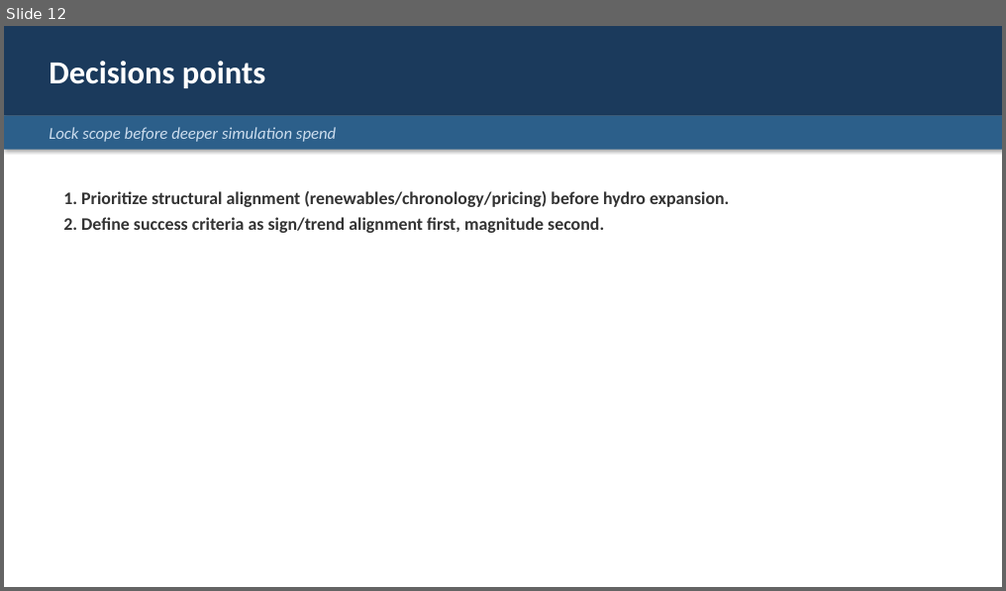
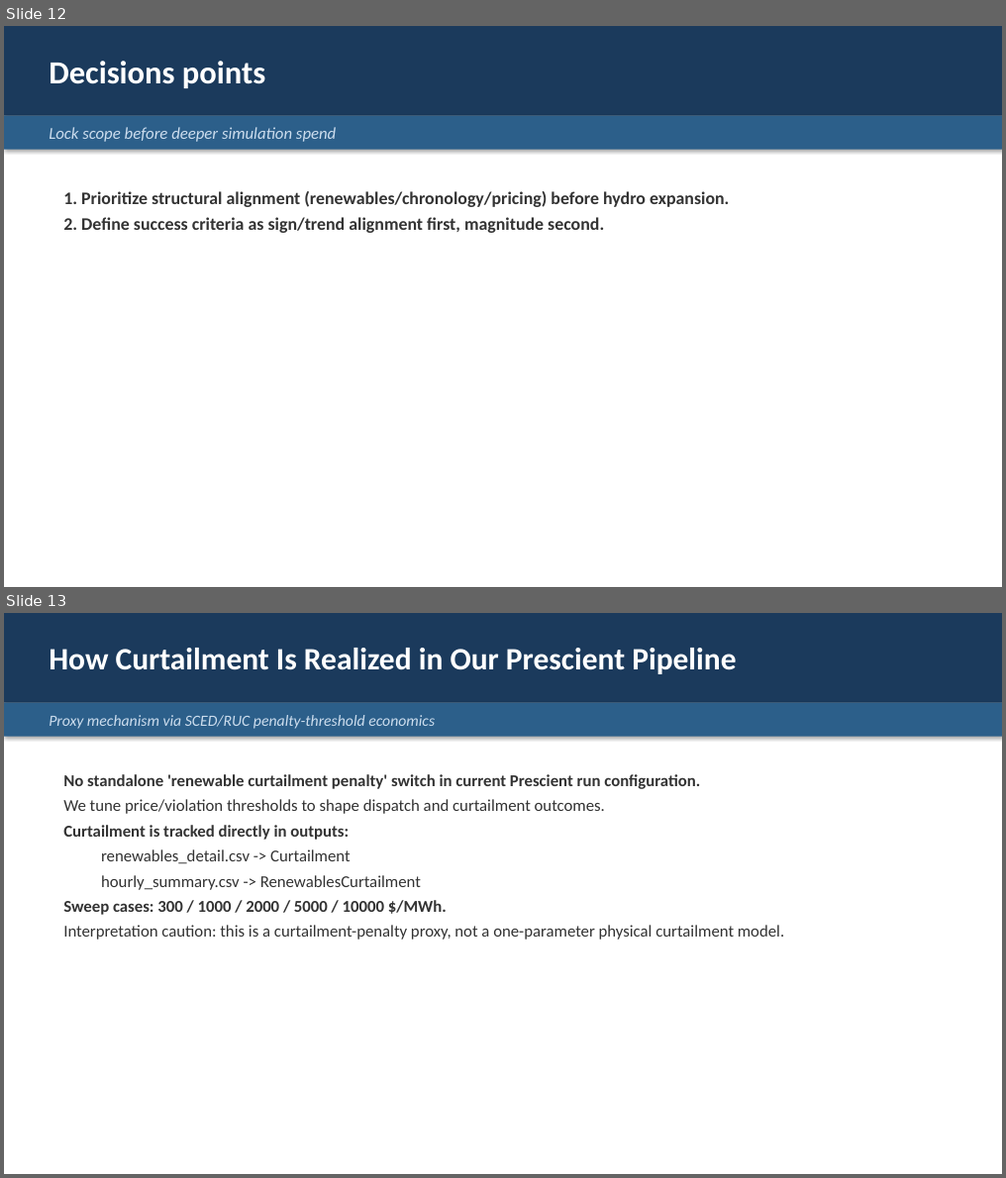
Before and after one commit to ylu283/idaes-gtep, a slide deck: quality_reports/decks/2026-03-03_Benchmarking_Update_PCM_vs_Paper.pptx. Shown one above the other, each under a label of ours: slide 12 before the commit, slides 12 and 13 after it. The pictures are 1006x591 and 1006x1178 pixels, drawn with LibreOffice and Linux fonts; fonts in the diff are those of the drawing. Boxes give left, top, right and bottom in pixels: in the first picture for what was removed or moved away, otherwise in the second. Text is boxed around its words. In the diff, an @@ line names an element or a change of style, - is before the commit and + after.

Commit message:
update the hydro and curtailment files

```diff
--- a/quality_reports/decks/2026-03-03_Benchmarking_Update_PCM_vs_Paper.pptx
+++ b/quality_reports/decks/2026-03-03_Benchmarking_Update_PCM_vs_Paper.pptx
@@ slide 13 added at (x1=4, y1=613, x2=1002, y2=1174), background #FFFFFF @@
@@ rectangle added at (x1=4, y1=613, x2=1002, y2=703), fill #1B3A5C, 30 pt, text #FFFFFF, bold @@
+How Curtailment Is Realized in Our Prescient Pipeline
@@ rectangle added at (x1=4, y1=703, x2=1002, y2=737), fill #2C5F8A, 15 pt, text #CCDDEE, italic @@
+Proxy mechanism via SCED/RUC penalty-threshold economics
@@ text added at (x1=63, y1=774, x2=784, y2=940), 16 pt, text #333333 @@
+No standalone 'renewable curtailment penalty' switch in current Prescient run configuration.
+We tune price/violation thresholds to shape dispatch and curtailment outcomes.
+Curtailment is tracked directly in outputs:
+  renewables_detail.csv -> Curtailment
+  hourly_summary.csv -> RenewablesCurtailment
+Sweep cases: 300 / 1000 / 2000 / 5000 / 10000 $/MWh.
+Interpretation caution: this is a curtailment-penalty proxy, not a one-parameter physical curtailment model.
```
Also in this commit, not shown: 2 other slides added, 10 other files.
